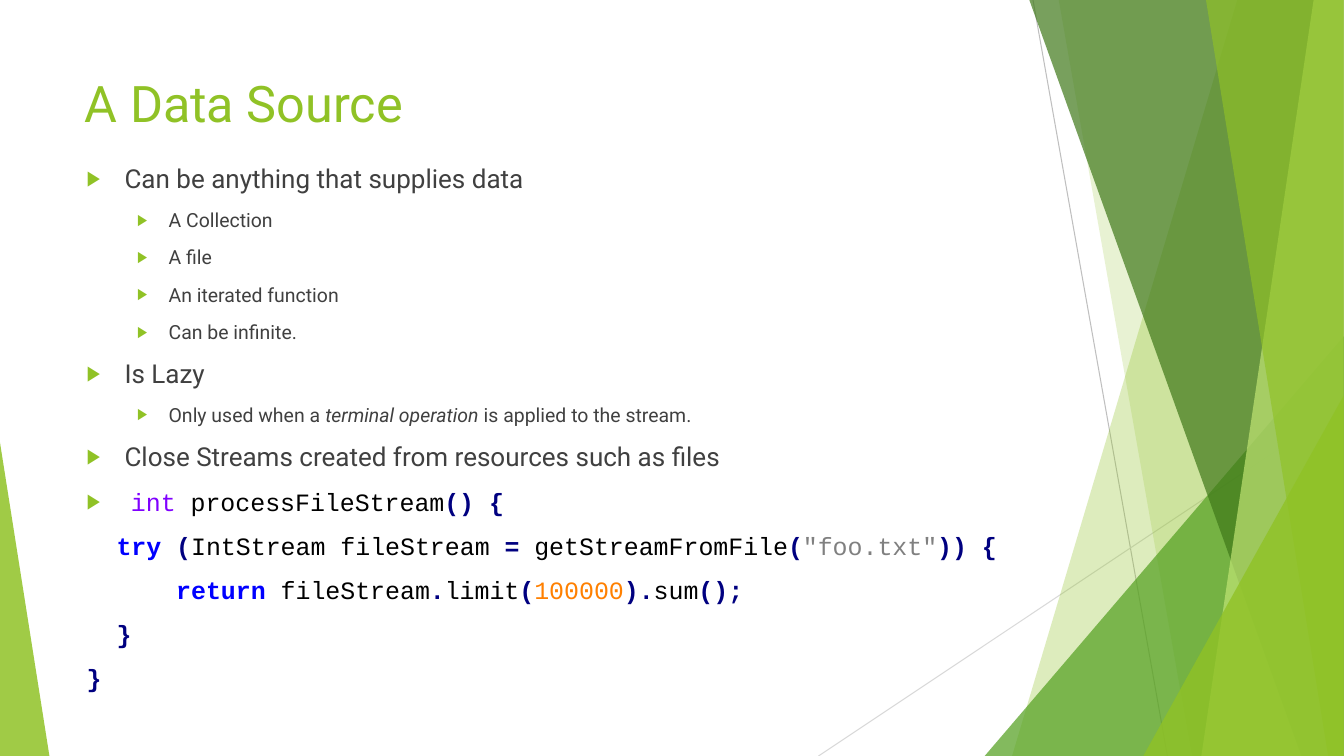
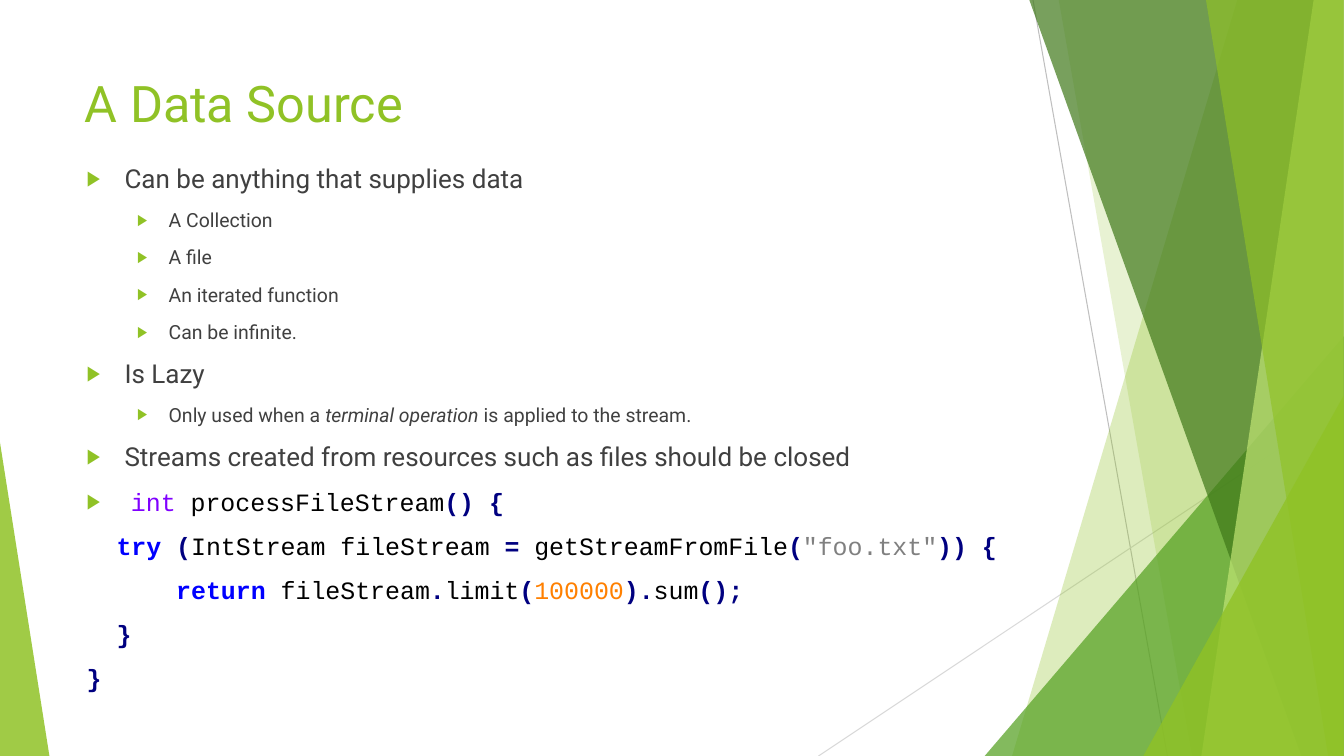
Before and after one commit to RichardRoda/2017-CodePaLOUsa-Lambda, a slide deck: slide 26 of Learning to Love the Lambda in the Stream.pptx. Drawn at 1344x756 pixels with LibreOffice and Linux fonts; fonts in the diff are those of the drawing. Boxes give left, top, right and bottom in pixels: in the first picture for what was removed or moved away, otherwise in the second. Text is boxed around its words. In the diff, an @@ line names an element or a change of style, - is before the commit and + after.

Commit message:
Make role of the stream close operation clearer by explicitly listing it as an optional fourth operation after the terminal operation.

```diff
--- a/Learning to Love the Lambda in the Stream.pptx
+++ b/Learning to Love the Lambda in the Stream.pptx
@@ text at [125,446,851,467]: text changed @@
-▶ Close Streams created from resources such as files
+▶ Streams created from resources such as files should be closed
```
Also in this commit, not shown: 3 other slides changed, 1 other file.
